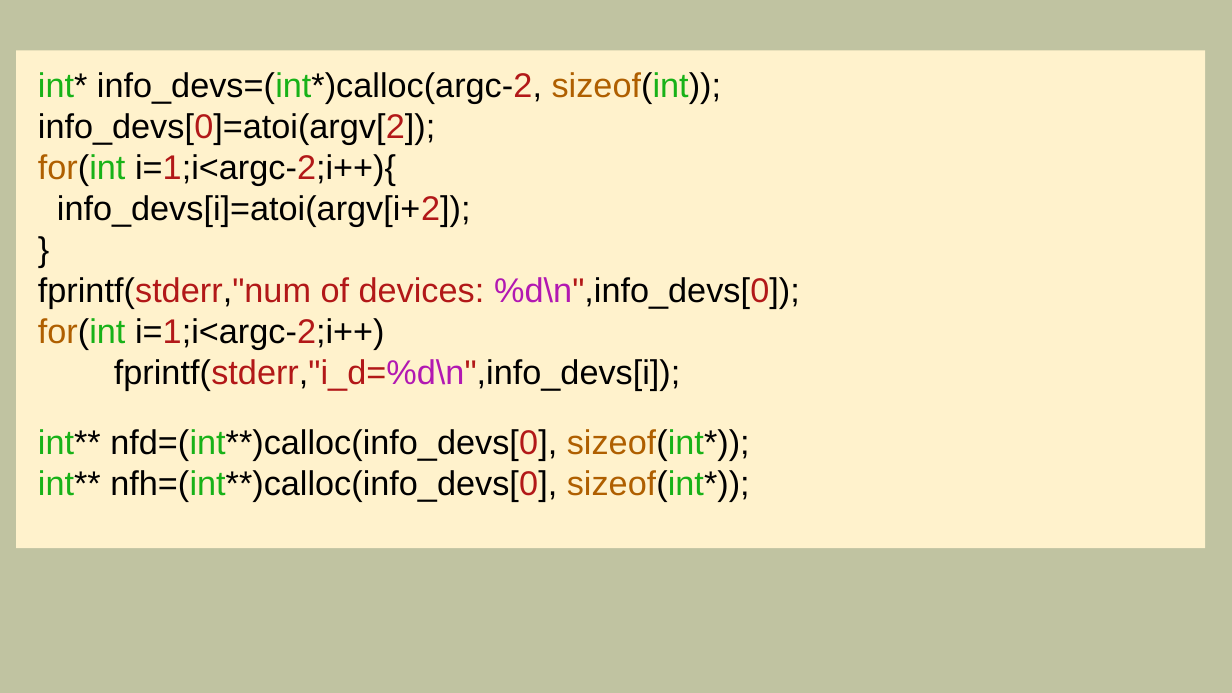
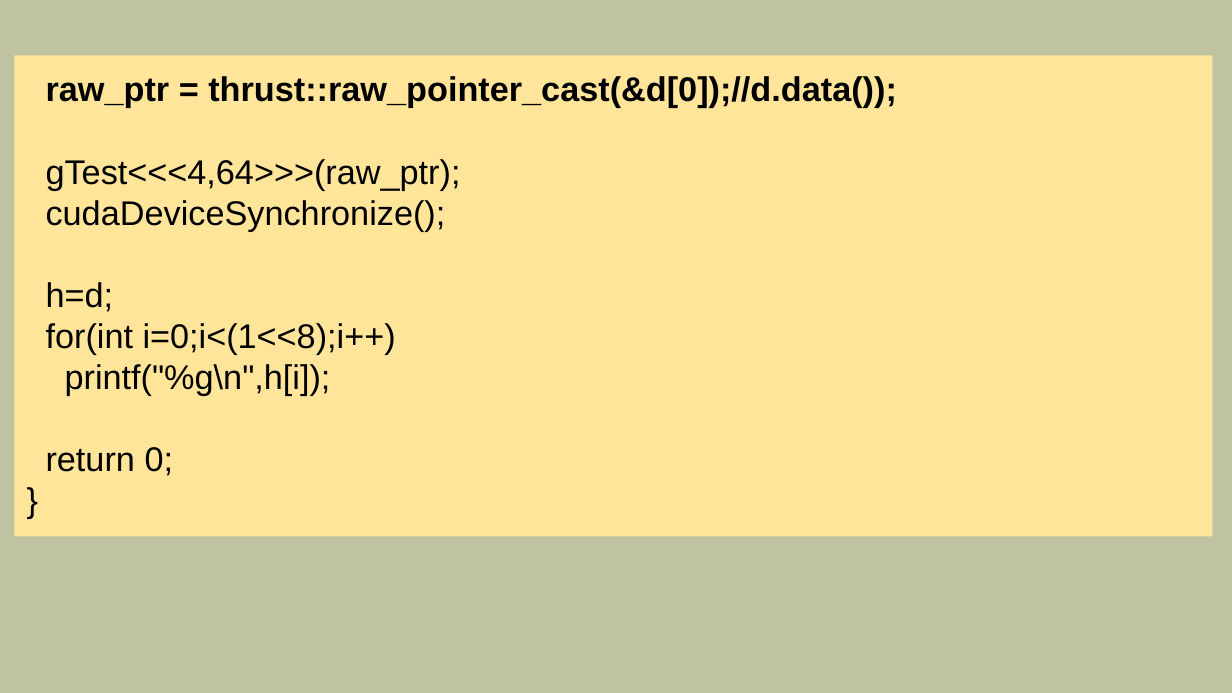
Before and after one commit to mlkv52/sibsutis_cuda_bachelors-2025, a slide deck: slide 6 of Лекции/pptx/Лекция11-ПГП-2025.pptx (slide 22 before the commit). Drawn at 1232x693 pixels with LibreOffice and Linux fonts; fonts in the diff are those of the drawing. Boxes give left, top, right and bottom in pixels: in the first picture for what was removed or moved away, otherwise in the second. Text is boxed around its words. In the diff, an @@ line names an element or a change of style, - is before the commit and + after.

```diff
--- a/Лекции/pptx/Лекция11-ПГП-2025.pptx
+++ b/Лекции/pptx/Лекция11-ПГП-2025.pptx
@@ rectangle "raw_ptr = thrust::raw_pointer_cast(&d[0]);//d.data());": place and size @@
-rectangle "raw_ptr = thrust::raw_pointer_cast(&d[0]);//d.data());" at bbox=[16, 51, 1205, 548]
+rectangle "raw_ptr = thrust::raw_pointer_cast(&d[0]);//d.data());" at bbox=[15, 55, 1214, 537]
@@ rectangle "raw_ptr = thrust::raw_pointer_cast(&d[0]);//d.data());" at bbox=[15, 55, 1214, 537]: highlight #FFF2CC to none in "}"; fill #FFF2CC to #FFE599 @@
@@ text in rectangle at bbox=[46, 76, 897, 476]: text changed @@
-int* info_devs=(int*)calloc(argc-2, sizeof(int));
-info_devs[0]=atoi(argv[2]);
-for(int i=1;i<argc-2;i++){
-info_devs[i]=atoi(argv[i+2]);
+raw_ptr = thrust::raw_pointer_cast(&d[0]);//d.data());
+gTest<<<4,64>>>(raw_ptr);
+cudaDeviceSynchronize();
+h=d;
+for(int i=0;i<(1<<8);i++)
+printf("%g\n",h[i]);
+return 0;
@@ text in rectangle at bbox=[38, 277, 800, 502]: paragraphs removed @@
-fprintf(stderr,"num of devices: %d\n",info_devs[0]);
-for(int i=1;i<argc-2;i++)
-fprintf(stderr,"i_d=%d\n",info_devs[i]);
-int** nfd=(int**)calloc(info_devs[0], sizeof(int*));
-int** nfh=(int**)calloc(info_devs[0], sizeof(int*));
```
Also in this commit, not shown: 19 slides added, 27 slides removed, 6 other files.
